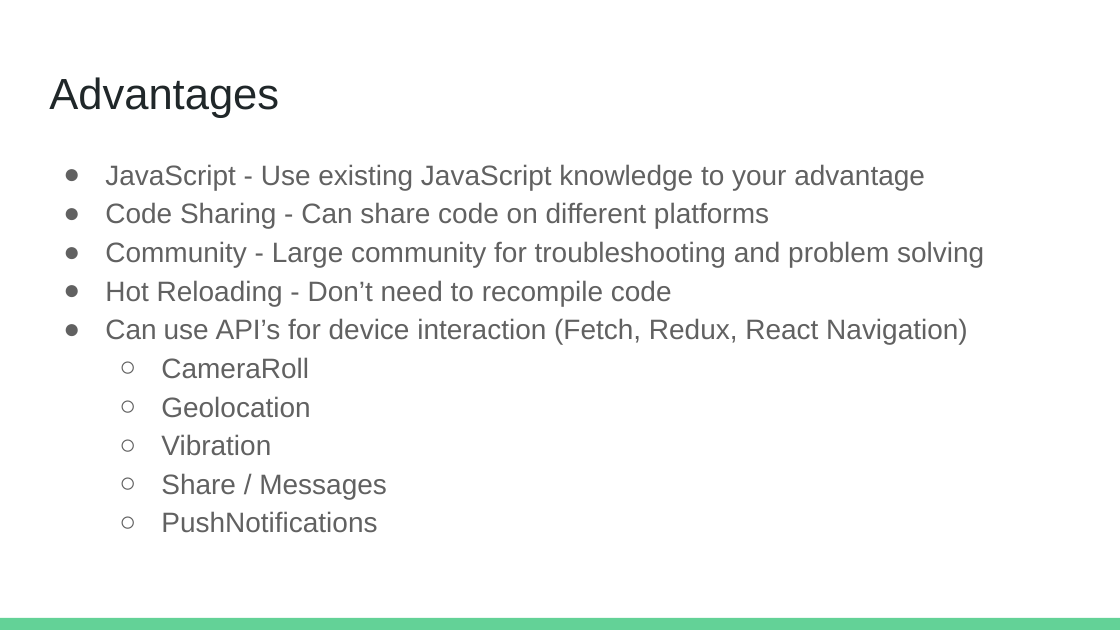
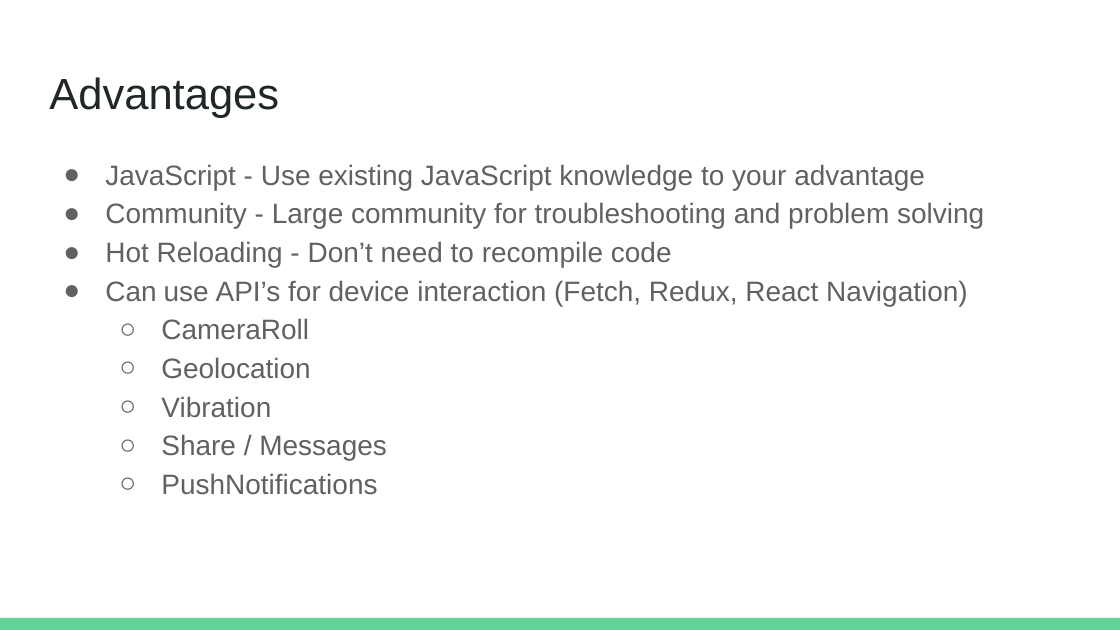
Before and after one commit to chasemoy/lightning-talk, a slide deck: slide 3 of Lightning Talk.pptx. Drawn at 1120x630 pixels with LibreOffice and Linux fonts; fonts in the diff are those of the drawing. Boxes give left, top, right and bottom in pixels: in the first picture for what was removed or moved away, otherwise in the second. Text is boxed around its words. In the diff, an @@ line names an element or a change of style, - is before the commit and + after.

```diff
--- a/Lightning Talk.pptx
+++ b/Lightning Talk.pptx
@@ text at (x1=105, y1=202, x2=769, y2=229): paragraph removed @@
-● Code Sharing - Can share code on different platforms
```
Also in this commit, not shown: 1 other slide changed, 1 slide added.
